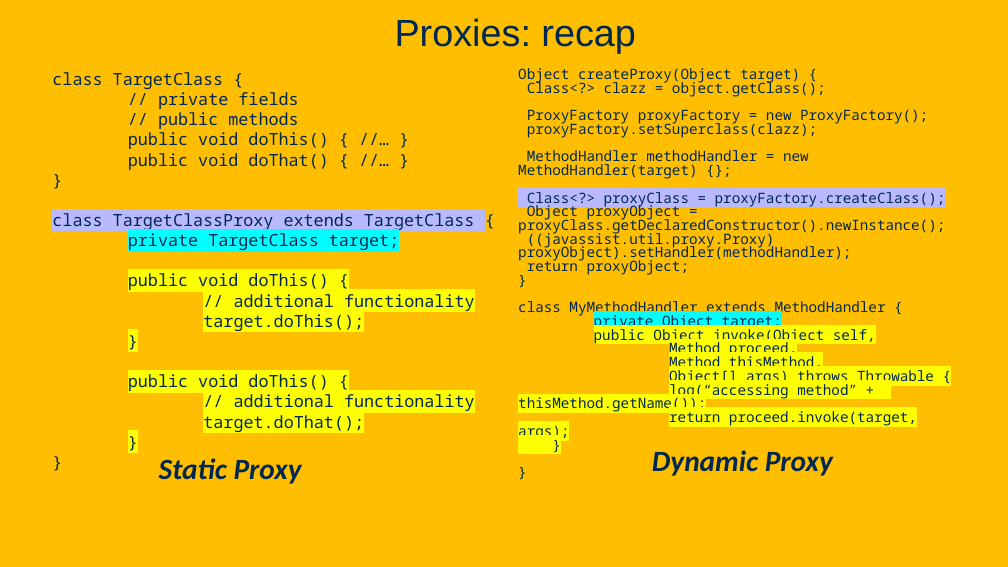
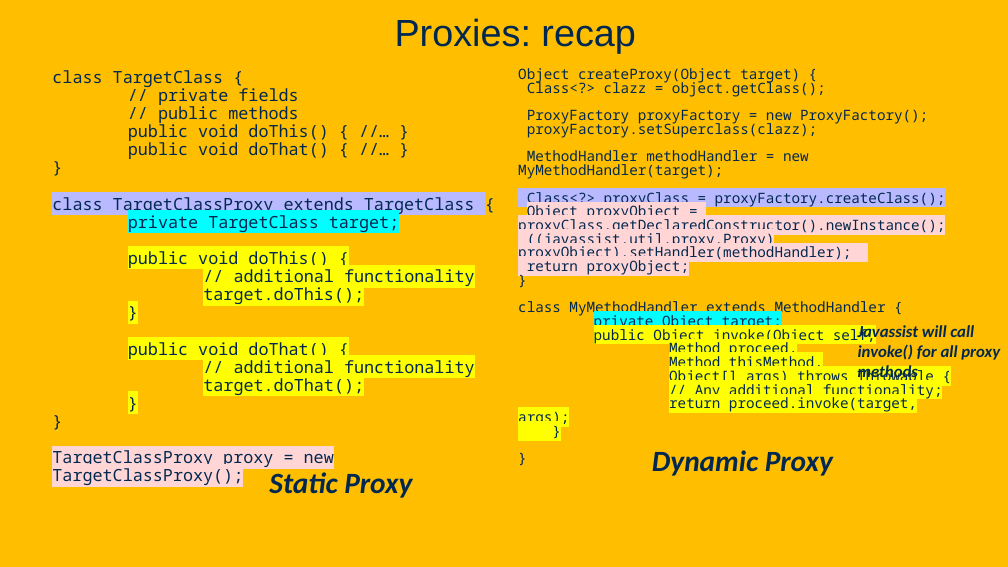
Before and after one commit to davsec-teaching/ecs160-f25, a slide deck: slide 106 of slides/5_annotations_and_reflection.pptx (slide 103 before the commit). Drawn at 1008x567 pixels with LibreOffice and Linux fonts; fonts in the diff are those of the drawing; background and template pictures are left out. Boxes give left, top, right and bottom in pixels: in the first picture for what was removed or moved away, otherwise in the second. Text is boxed around its words. In the diff, an @@ line names an element or a change of style, - is before the commit and + after.

Commit message:
Updates to dynamic proxy and software arch.

```diff
--- a/slides/5_annotations_and_reflection.pptx
+++ b/slides/5_annotations_and_reflection.pptx
@@ text at (x1=52, y1=70, x2=475, y2=395): line spacing 1 to 0.9 @@
@@ text at (x1=518, y1=150, x2=809, y2=179): text changed @@
-MethodHandler methodHandler = new MethodHandler(target) {};
+MethodHandler methodHandler = new MyMethodHandler(target);
@@ text at (x1=518, y1=205, x2=945, y2=275): highlight none to #FFD5D5 in "Object proxyObject = proxyClass.getDeclaredConstructor().new ...", "((javassist.util.proxy.Proxy) proxyObject).setHandler(method ...", "return proxyObject;" @@
@@ text added at (x1=858, y1=325, x2=1000, y2=382), 16 pt, text #022850, bold, italic @@
+Javassist will call invoke() for all proxy methods
@@ text at (x1=128, y1=342, x2=328, y2=359): text changed @@
-public void doThis() {
+public void doThat() {
@@ text at (x1=695, y1=384, x2=943, y2=399): text changed @@
-log(“accessing method” + thisMethod.getName());
+// Any additional functionality;
@@ text at (x1=52, y1=450, x2=334, y2=485): paragraph added @@
+TargetClassProxy proxy = new TargetClassProxy();
@@ text "Static Proxy" moved from (x1=159, y1=458, x2=302, y2=484) to (x1=269, y1=472, x2=412, y2=498) @@
```
Also in this commit, not shown: 6 other slides changed, 12 slides added, 1 slide removed, 1 other file.
